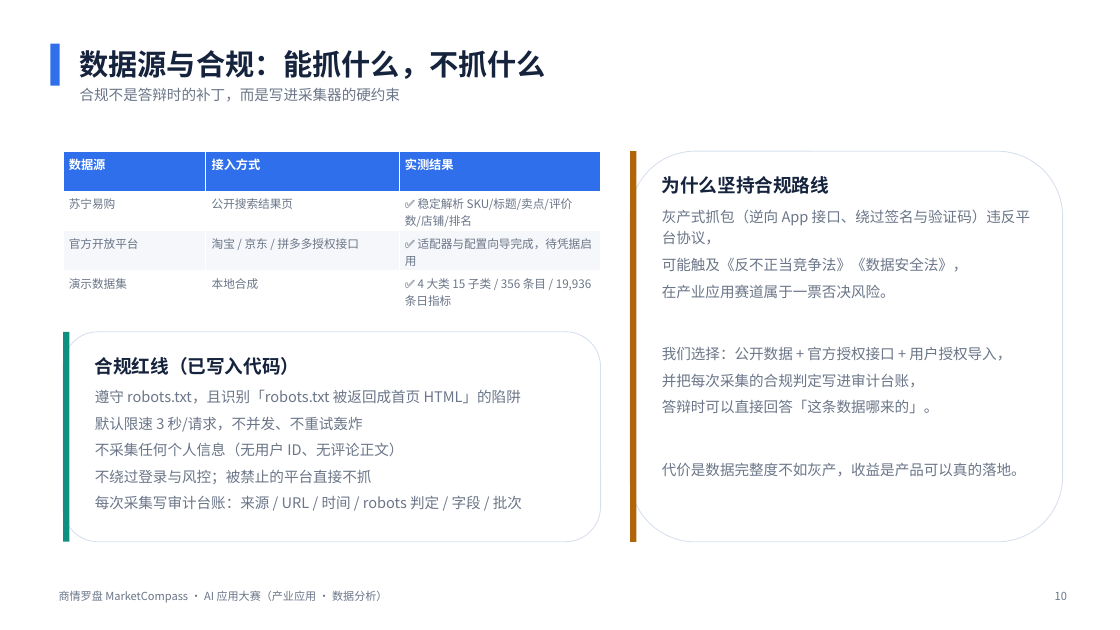
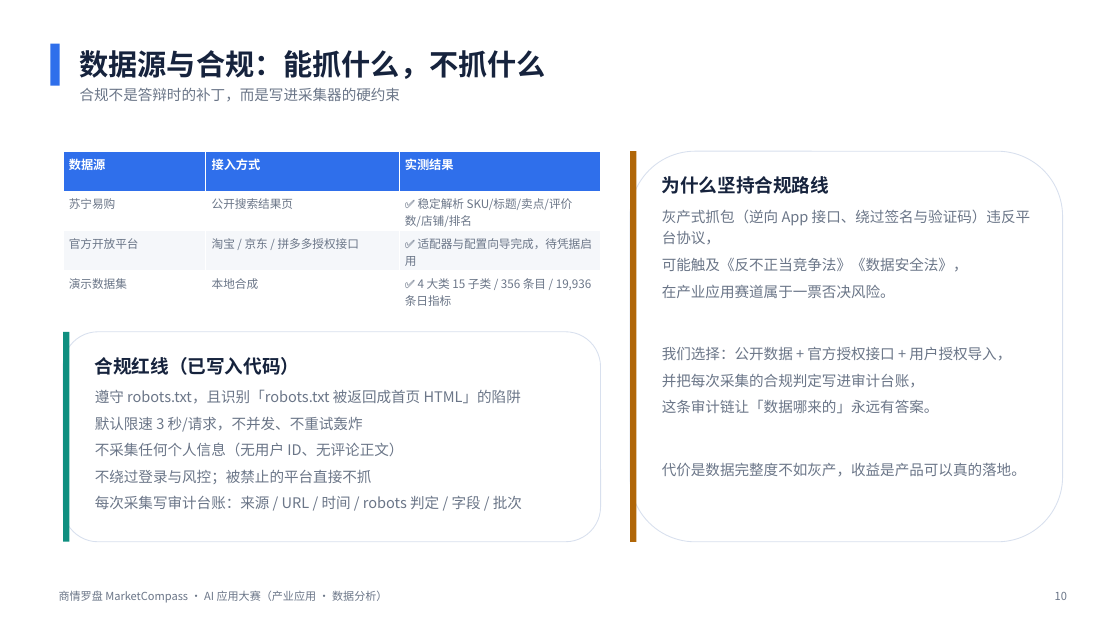
Before and after one commit to Wabix-void/market-compass, a slide deck: slide 10 of docs/参赛材料/02-演示PPT.pptx. Drawn at 1120x630 pixels with LibreOffice and Linux fonts; fonts in the diff are those of the drawing. Boxes give left, top, right and bottom in pixels: in the first picture for what was removed or moved away, otherwise in the second. Text is boxed around its words. In the diff, an @@ line names an element or a change of style, - is before the commit and + after.

```diff
--- a/docs/参赛材料/02-演示PPT.pptx
+++ b/docs/参赛材料/02-演示PPT.pptx
@@ text at (662, 399, 939, 413): text changed @@
-答辩时可以直接回答「这条数据哪来的」。
+这条审计链让「数据哪来的」永远有答案。
```
Also in this commit, not shown: 1 other slide changed, 1 slide added, 9 other files.
